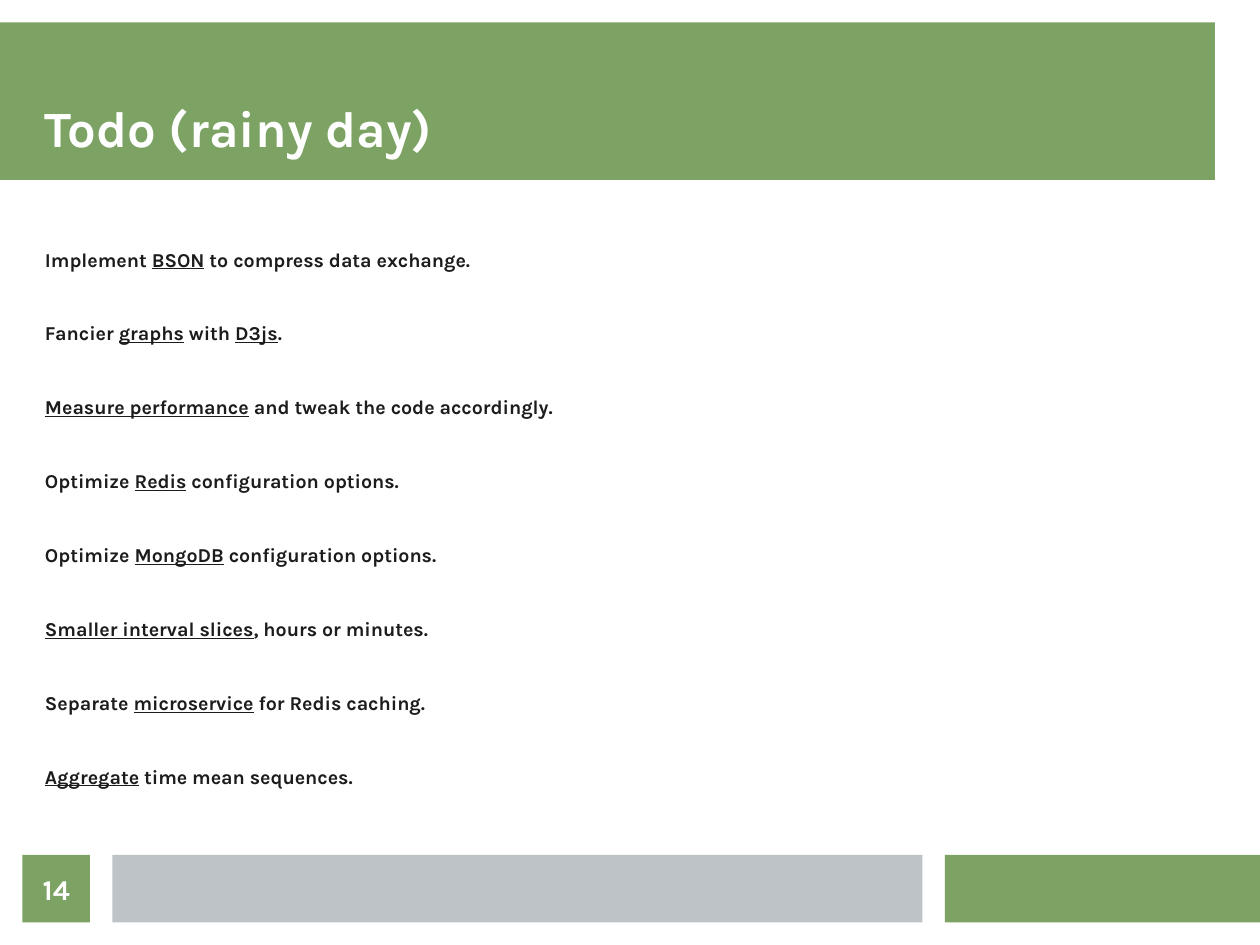
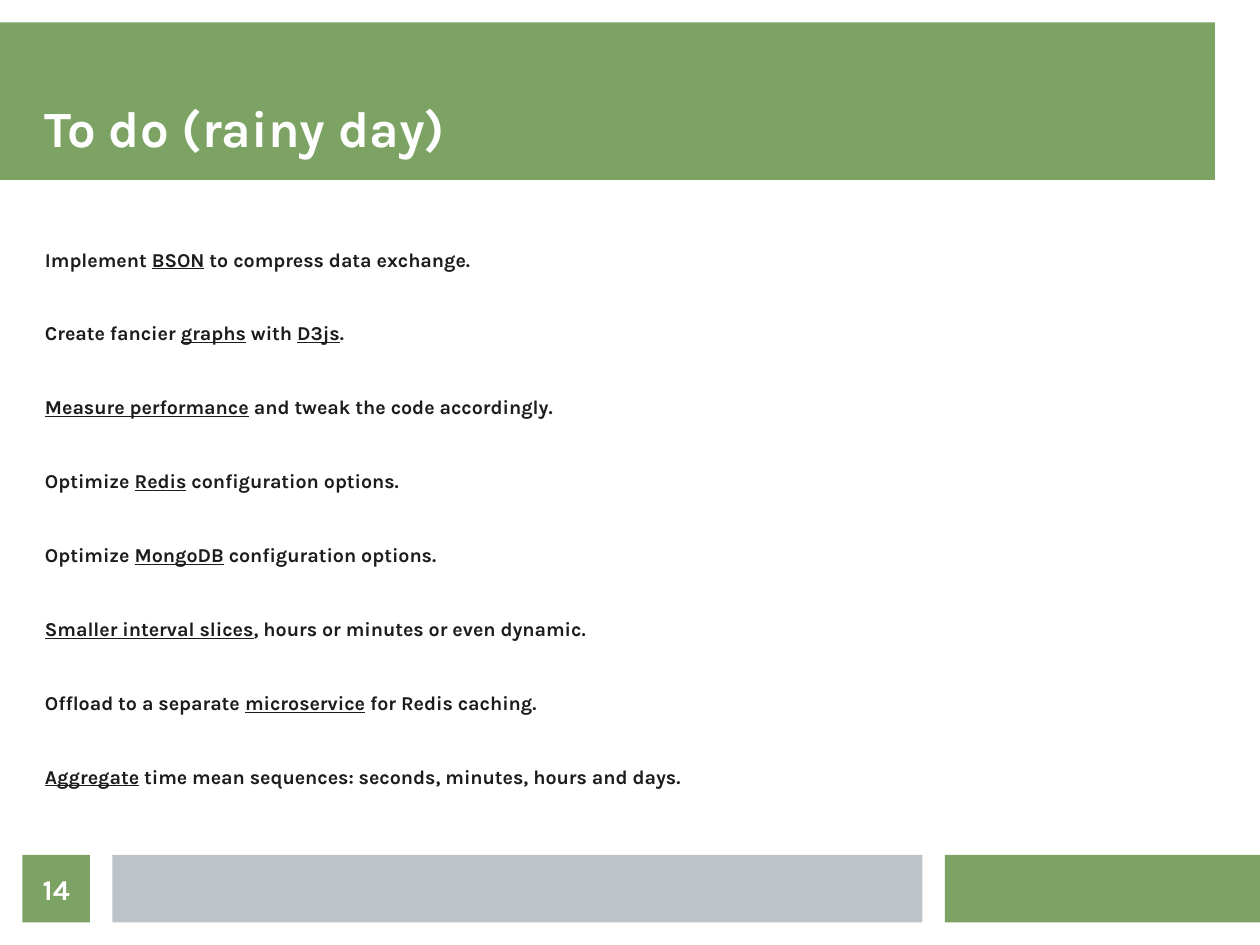
Before and after one commit to kgish/viriciti-assignment-export, a slide deck: slide 14 of presentation/presentation.odp. Drawn at 1260x945 pixels with LibreOffice and Linux fonts; fonts in the diff are those of the drawing. Boxes give left, top, right and bottom in pixels: in the first picture for what was removed or moved away, otherwise in the second. Text is boxed around its words. In the diff, an @@ line names an element or a change of style, - is before the commit and + after.

```diff
--- a/presentation/presentation.odp
+++ b/presentation/presentation.odp
@@ title at [45, 109, 445, 159]: spaces changed @@
-Todo (rainy day)
+To do (rainy day)
@@ text at [45, 326, 344, 345]: text changed @@
-Fancier graphs with D3js.
+Create fancier graphs with D3js.
@@ text at [45, 622, 681, 789]: text changed @@
-Smaller interval slices, hours or minutes.
-Separate microservice for Redis caching.
-Aggregate time mean sequences.
+Smaller interval slices, hours or minutes or even dynamic.
+Offload to a separate microservice for Redis caching.
+Aggregate time mean sequences: seconds, minutes, hours and days.
```
Also in this commit, not shown: 4 other slides changed, 1 slide added, 1 slide removed, 22 other files.
